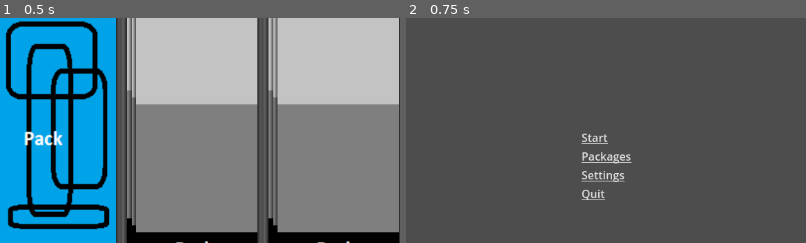
Above: before the commit, frames 1-2 (left to right).
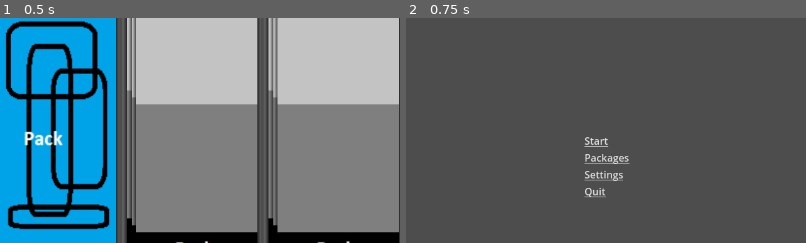
Above: after the commit, the same moments.

Repository: jamklex/first_game
Game: Godot game, scene res://scenes/packages/_main.tscn
Two runs of this game, one before a commit and one after it. Both use one fixed random seed, a clock stepped at 60 frames per second and the inputs below. This scene is started directly instead of the project's main scene. The engine's default icon, where the game draws it, is replaced by a stand-in: a white triangle on a blue panel in a dark square.
Inputs:
- Up to frame 1 (0.5 s): no input
- Up to frame 2 (0.75 s): click "Back" at 0.5 s
The pictures show only the part of the screen within x 25-75%, y 17-67%; the shares and areas given below are measured in that part.
In our replay, in frame 2 the window is 799x449 before the commit and 800x450 after it. These sizes can differ from the game's own. Grey fills any space a smaller window leaves; there, only what the larger window draws over its background counts as a difference.

Frame 1 is identical in both runs. In frame 2, 1.1% of the frame differs, in the area x 43-57%, y 51-81%.

Commit message:
packages and settings

Diff:
--- /dev/null
+++ b/Deck_Defense/data/settings.json
@@ -0,0 +1,5 @@
+{
+	"fullscreen": false,
+	"windowSizeHeight": 720,
+	"windowSizeWidth": 1280
+}
--- a/Deck_Defense/scenes/menu/_main.tscn
+++ b/Deck_Defense/scenes/menu/_main.tscn
@@ -145,4 +145,4 @@
 [connection signal="pressed" from="VBoxContainer/QuitButton" to="." method="_on_QuitButton_pressed"]
 [connection signal="pressed" from="Settings/Close" to="." method="_on_close_pressed"]
 [connection signal="item_selected" from="Settings/resizeDropdown" to="." method="resizeWindow"]
-[connection signal="toggled" from="Settings/fullScreen" to="." method="fullScreen"]
+[connection signal="toggled" from="Settings/fullScreen" to="." method="changeFullscreen"]
--- a/Deck_Defense/scenes/menu/scripts/menuScript.gd
+++ b/Deck_Defense/scenes/menu/scripts/menuScript.gd
@@ -2,18 +2,34 @@
 
 var settingsPanel:Panel
 
+## actual settings
+var settings = Settings.new()
+var KEY_FULLSCREEN = "fullscreen"
+var KEY_WINDOWSIZE_WIDTH = "windowSizeWidth"
+var KEY_WINDOWSIZE_HEIGHT = "windowSizeHeight"
+###
+
+
 var windowSizes = [
-	Vector2(640,360),
 	Vector2(1280,720),
+	Vector2(1366,768),
 	Vector2(1600,900)
 ]
+var selectedWindowSize = 0
+var fullscreen = false
+
+
+var resizeDropdown:OptionButton
+var fullScreenToggle:CheckButton
 
 func _ready():
 	settingsPanel = $Settings as Panel
 	get_window().unresizable = true
-	var resizeDropdown = $Settings/resizeDropdown as OptionButton
+	resizeDropdown = $Settings/resizeDropdown as OptionButton
+	fullScreenToggle = $Settings/fullScreen as CheckButton
 	for size in windowSizes:
 		resizeDropdown.add_item(String.num(size.x) + " x " + String.num(size.y))
+	loadSettings()
 
 func _on_StartButton_pressed():
 	get_tree().change_scene_to_file("res://scenes/gameboard/_main.tscn")
@@ -31,11 +47,44 @@
 	settingsPanel.visible = false
 
 func resizeWindow(index):
+	resizeDropdown.selected = index
 	if get_window().mode == Window.MODE_WINDOWED:
 		get_window().size = windowSizes[index]
+	selectedWindowSize = index
+	onSettingsChanged()
 
-func fullScreen(checked):
+func changeFullscreen(checked):
+	fullScreenToggle.button_pressed = checked
 	if checked:
 		get_window().mode = Window.MODE_FULLSCREEN
 	else:
 		get_window().mode = Window.MODE_WINDOWED
+	fullscreen = checked
+	onSettingsChanged()
+
+func onSettingsChanged():
+	settings.setData(KEY_FULLSCREEN, fullscreen)
+	var windowSize = windowSizes[selectedWindowSize]
+	settings.setData(KEY_WINDOWSIZE_WIDTH, windowSize.x)
+	settings.setData(KEY_WINDOWSIZE_HEIGHT, windowSize.y)
+	settings.saveData()
+
+func loadSettings():
+	var width = settings.getData(KEY_WINDOWSIZE_WIDTH)
+	var height = settings.getData(KEY_WINDOWSIZE_HEIGHT)
+	var fullscreenData = settings.getData(KEY_FULLSCREEN)
+	# LOAD IF EXISTS
+	if width and height:
+		selectedWindowSize = getIndexByWidthAndHeigth(width, height)
+	if fullscreenData:
+		fullscreen = fullscreenData
+	# APPLY SETTINGS
+	resizeWindow(selectedWindowSize)
+	changeFullscreen(fullscreen)
+
+func getIndexByWidthAndHeigth(width, height):
+	for index in windowSizes.size():
+		var windowSize = windowSizes[index]
+		if windowSize.x == width and windowSize.y == height:
+			return index
+	return 0
--- a/Deck_Defense/scenes/packages/prefabs/packageCard.tscn
+++ b/Deck_Defense/scenes/packages/prefabs/packageCard.tscn
@@ -1,18 +1,21 @@
-[gd_scene load_steps=5 format=3]
+[gd_scene load_steps=7 format=3 uid="uid://cxsmi4bg0g0fw"]
 
 [ext_resource type="Script" path="res://scenes/packages/scripts/packageCard.gd" id="1_12ls2"]
-[ext_resource type="PackedScene" path="res://shared/card/front.tscn" id="1_yarcp"]
+[ext_resource type="PackedScene" uid="uid://cf1km1wp18aim" path="res://shared/card/front.tscn" id="1_yarcp"]
+[ext_resource type="PackedScene" path="res://shared/card/back.tscn" id="3_5kjhs"]
 
 [sub_resource type="Animation" id="Animation_end2t"]
-length = 0.5
+resource_name = "show"
+length = 0.15
+step = 0.05
 tracks/0/type = "value"
 tracks/0/imported = false
 tracks/0/enabled = true
-tracks/0/path = NodePath("Card:scale")
+tracks/0/path = NodePath("back:scale")
 tracks/0/interp = 1
 tracks/0/loop_wrap = true
 tracks/0/keys = {
-"times": PackedFloat32Array(0, 0.5),
+"times": PackedFloat32Array(0, 0.15),
 "transitions": PackedFloat32Array(1, 1),
 "update": 0,
 "values": [Vector2(0, 0), Vector2(1, 1)]
@@ -20,19 +23,96 @@
 tracks/1/type = "value"
 tracks/1/imported = false
 tracks/1/enabled = true
-tracks/1/path = NodePath("Card:position")
+tracks/1/path = NodePath("back:position")
 tracks/1/interp = 1
 tracks/1/loop_wrap = true
 tracks/1/keys = {
-"times": PackedFloat32Array(0, 0.5),
+"times": PackedFloat32Array(0, 0.15),
 "transitions": PackedFloat32Array(1, 1),
 "update": 0,
 "values": [Vector2(80, 120), Vector2(0, 0)]
 }
 
+[sub_resource type="Animation" id="Animation_pk3vd"]
+resource_name = "reveal"
+length = 0.8
+tracks/0/type = "value"
+tracks/0/imported = false
+tracks/0/enabled = true
+tracks/0/path = NodePath("front:scale")
+tracks/0/interp = 1
+tracks/0/loop_wrap = true
+tracks/0/keys = {
+"times": PackedFloat32Array(0.2, 0.4),
+"transitions": PackedFloat32Array(1, 1),
+"update": 0,
+"values": [Vector2(0, 1), Vector2(1, 1)]
+}
+tracks/1/type = "value"
+tracks/1/imported = false
+tracks/1/enabled = true
+tracks/1/path = NodePath("back:scale")
+tracks/1/interp = 1
+tracks/1/loop_wrap = true
+tracks/1/keys = {
+"times": PackedFloat32Array(0, 0.2),
+"transitions": PackedFloat32Array(1, 1),
+"update": 0,
+"values": [Vector2(1, 1), Vector2(0, 1)]
+}
+tracks/2/type = "value"
+tracks/2/imported = false
+tracks/2/enabled = true
+tracks/2/path = NodePath("front:position")
+tracks/2/interp = 1
+tracks/2/loop_wrap = true
+tracks/2/keys = {
+"times": PackedFloat32Array(0.2, 0.4),
+"transitions": PackedFloat32Array(1, 1),
+"update": 0,
+"values": [Vector2(80, 0), Vector2(0, 0)]
+}
+tracks/3/type = "value"
+tracks/3/imported = false
+tracks/3/enabled = true
+tracks/3/path = NodePath("front:visible")
+tracks/3/interp = 1
+tracks/3/loop_wrap = true
+tracks/3/keys = {
+"times": PackedFloat32Array(0, 0.2),
+"transitions": PackedFloat32Array(1, 1),
+"update": 1,
+"values": [false, true]
+}
+tracks/4/type = "value"
+tracks/4/imported = false
+tracks/4/enabled = true
+tracks/4/path = NodePath("back:position")
+tracks/4/interp = 1
+tracks/4/loop_wrap = true
+tracks/4/keys = {
+"times": PackedFloat32Array(0, 0.2),
+"transitions": PackedFloat32Array(1, 1),
+"update": 0,
+"values": [Vector2(0, 0), Vector2(80, 0)]
+}
+tracks/5/type = "value"
+tracks/5/imported = false
+tracks/5/enabled = true
+tracks/5/path = NodePath("back:visible")
+tracks/5/interp = 1
+tracks/5/loop_wrap = true
+tracks/5/keys = {
+"times": PackedFloat32Array(0, 0.2),
+"transitions": PackedFloat32Array(1, 1),
+"update": 1,
+"values": [true, false]
+}
+
 [sub_resource type="AnimationLibrary" id="AnimationLibrary_vpemo"]
 _data = {
-"reveal": SubResource("Animation_end2t")
+"reveal": SubResource("Animation_pk3vd"),
+"show": SubResource("Animation_end2t")
 }
 
 [node name="packageCard" type="Control"]
@@ -40,19 +120,15 @@
 anchors_preset = 0
 script = ExtResource("1_12ls2")
 
-[node name="Card" parent="." instance=ExtResource("1_yarcp")]
+[node name="front" parent="." instance=ExtResource("1_yarcp")]
+visible = false
 layout_mode = 0
-anchors_preset = 0
-anchor_left = 0.0
-anchor_top = 0.0
-anchor_right = 0.0
-anchor_bottom = 0.0
-offset_left = 0.0
-offset_top = 0.0
+
+[node name="back" parent="." instance=ExtResource("3_5kjhs")]
+visible = false
+layout_mode = 0
 offset_right = 160.0
 offset_bottom = 240.0
-grow_horizontal = 1
-grow_vertical = 1
 
 [node name="AnimationPlayer" type="AnimationPlayer" parent="."]
 libraries = {
--- a/Deck_Defense/scenes/packages/scripts/packageCard.gd
+++ b/Deck_Defense/scenes/packages/scripts/packageCard.gd
@@ -3,11 +3,15 @@
 class_name PackageCard
 
 var card:Control
-var afterAnimationDoneFunctionHolder:Control
-var afterAnimationDoneFunction:String
+var afterRevealDoneFunctionHolder:Control
+var afterRevealDoneFunction:String
+var afterShowDoneFunctionHolder:Control
+var afterShowDoneFunction:String
+var animationPlayer:AnimationPlayer
 # Called when the node enters the scene tree for the first time.
 func _ready():
-	card = get_node("Card") as Control
+	animationPlayer = $AnimationPlayer
+	card = get_node("back") as Control
 	custom_minimum_size = card.custom_minimum_size
 
 
@@ -19,20 +23,30 @@
 	card.visible = newVisibility
 
 
-func setOnAnimationFinished(objectWithFunction, functionName):
-	afterAnimationDoneFunctionHolder = objectWithFunction
-	afterAnimationDoneFunction = functionName
+func setOnRevealDoneFinished(objectWithFunction, functionName):
+	afterRevealDoneFunctionHolder = objectWithFunction
+	afterRevealDoneFunction = functionName
+
+
+func setOnShowDoneFinished(objectWithFunction, functionName):
+	afterShowDoneFunctionHolder = objectWithFunction
+	afterShowDoneFunction = functionName
 
 
 func scaleCardToZero():
 	card.scale = Vector2(0,0)
 
 
-func playAnimation():
-	var animationPlayer = $AnimationPlayer
+func playShowAnimation():
+	animationPlayer.play("packageCard/show")
+
+
+func playRevealAnimation():
 	animationPlayer.play("packageCard/reveal")
 
 
 func _on_animation_player_animation_finished(anim_name):
-	if afterAnimationDoneFunctionHolder:
-		afterAnimationDoneFunctionHolder.call(afterAnimationDoneFunction)
+	if anim_name == "packageCard/reveal" and afterRevealDoneFunctionHolder:
+		afterRevealDoneFunctionHolder.call(afterRevealDoneFunction)
+	if anim_name == "packageCard/show" and afterShowDoneFunctionHolder:
+		afterShowDoneFunctionHolder.call(afterShowDoneFunction)
--- a/Deck_Defense/scenes/packages/scripts/packages.gd
+++ b/Deck_Defense/scenes/packages/scripts/packages.gd
@@ -74,13 +74,11 @@
 	_refreshPackages()
 	var scrollWrapper = resultCardHolder.get_parent().get_parent() as ScrollContainer
 	scrollWrapper.vertical_scroll_mode = ScrollContainer.SCROLL_MODE_DISABLED
-	for i in rng.randi_range(1,10):
+	for i in 5:
 		var packageCard = packageCardScene.instantiate() as PackageCard
 		resultCardHolder.add_child(packageCard)
 		packageCard.setVisibility(false)
-	setCardHolderColumns()
 	playOpeningAnimation(selectedPackage)
-
 
 
 func _on_back_pressed():
@@ -115,6 +113,7 @@
 	var columns = int(currentWidth / cardWidth)
 	resultCardHolder.columns = columns
 	# debug outputs
+#	print(columns)
 #	print("width cardholder: " + String.num_int64(resultCardHolder.get_rect().size.x))
 #	print("width parent of cardholder: " + String.num_int64(resultCardHolder.get_parent_control().get_rect().size.x))
 
@@ -163,43 +162,55 @@
 	cardWindow.size = Vector2(0,0)
 	animationPackage.position = Vector2(resultWindow.size.x, packVertMid)
 	var openingTween = create_tween().set_parallel(true)
-	# PACK FLY FROM LEFT TO RIGHT
-	openingTween.chain().tween_property(animationPackage, "position", Vector2(packHorMid, packVertMid), 1)
+	# PACK FLY FROM RIGHT TO LEFT
+	openingTween.chain().tween_property(animationPackage, "position", Vector2(packHorMid, packVertMid), 0.5)
 	# WINDOW OPENS
 	cardWindow.size = Vector2(0,5)
 	cardWindow.position = Vector2(resultWindow.size.x / 2, resultWindow.size.y / 2 - cardWindow.size.y / 2)
 	var widthMarginPixels = resultWindow.size.x * 0.1
 	var heightMarginPixels = resultWindow.size.y * 0.1
 	# HORIZONTAL OPENING
-	openingTween.chain().tween_property(cardWindow, "position", Vector2(widthMarginPixels, resultWindow.size.y / 2 - cardWindow.size.y / 2), 1)
-	openingTween.tween_property(cardWindow, "size", Vector2(resultWindow.size.x-(widthMarginPixels*2), 5), 1)
+	openingTween.chain().tween_property(cardWindow, "position", Vector2(widthMarginPixels, resultWindow.size.y / 2 - cardWindow.size.y / 2), 0.5)
+	openingTween.tween_property(cardWindow, "size", Vector2(resultWindow.size.x-(widthMarginPixels*2), 5), 0.5)
 	# VERTICAL OPENING
-	openingTween.chain().tween_property(cardWindow, "position", Vector2(widthMarginPixels, heightMarginPixels), 1)
-	openingTween.tween_property(cardWindow, "size", Vector2(resultWindow.size.x-(widthMarginPixels*2), resultWindow.size.y-(heightMarginPixels*2)), 1)
+	openingTween.chain().tween_property(cardWindow, "position", Vector2(widthMarginPixels, heightMarginPixels), 0.5)
+	openingTween.tween_property(cardWindow, "size", Vector2(resultWindow.size.x-(widthMarginPixels*2), resultWindow.size.y-(heightMarginPixels*2)), 0.5)
 	# AFTER DOINGS
-	openingTween.chain().tween_callback(onOpeningAnimationFinished)
-
-
-var revealCardIndex = 0
-func onOpeningAnimationFinished():
-	print("finished animation")
+	openingTween.chain().tween_callback(onResultWindowOpen)
+
+
+var currentAnimationCardIndex = 0
+func onResultWindowOpen():
+	setCardHolderColumns()
 	var cardWindow = $resultWindow/cardWindow as Panel
 	cardWindow.clip_contents = false
-	revealCardIndex = 0
-	reveal()
-
-
-func reveal():
+	currentAnimationCardIndex = 0
+	showCard()
+
+
+func showCard():
 	var cards = resultCardHolder.get_children()
-	if revealCardIndex >= cards.size():
+	if currentAnimationCardIndex >= cards.size():
+		currentAnimationCardIndex = 0
+		revealCard()
+	else:
+		var packageCard = cards[currentAnimationCardIndex] as PackageCard
+		packageCard.setVisibility(true)
+		packageCard.setOnShowDoneFinished(self, "showCard")
+		packageCard.scaleCardToZero()
+		packageCard.playShowAnimation()
+		currentAnimationCardIndex += 1
+
+
+func revealCard():
+	var cards = resultCardHolder.get_children()
+	if currentAnimationCardIndex >= cards.size():
 		onAllCardsRevealed()
 	else:
-		var packageCard = cards[revealCardIndex] as PackageCard
-		packageCard.setVisibility(true)
-		packageCard.setOnAnimationFinished(self, "reveal")
-		packageCard.scaleCardToZero()
-		packageCard.playAnimation()
-		revealCardIndex += 1
+		var packageCard = cards[currentAnimationCardIndex] as PackageCard
+		packageCard.setOnRevealDoneFinished(self, "revealCard")
+		packageCard.playRevealAnimation()
+		currentAnimationCardIndex += 1
 
 
 func onAllCardsRevealed():
--- /dev/null
+++ b/Deck_Defense/shared/settings.gd
@@ -0,0 +1,27 @@
+extends Node
+class_name Settings
+
+var _settingsData:Dictionary
+var _settingsSavePath = "res://data/settings.json"
+
+func _init():
+	_loadData()
+
+func getData(key):
+	return _settingsData.get(key)
+
+func setData(key, value):
+	_settingsData[key] = value
+
+func saveData():
+	var file = FileAccess.open(_settingsSavePath, FileAccess.WRITE)
+	file.store_line(JSON.stringify(_settingsData, "\t"))
+
+func _loadData():
+	if FileAccess.file_exists(_settingsSavePath):
+		var file = FileAccess.open(_settingsSavePath, FileAccess.READ)
+		_settingsData = JSON.parse_string(file.get_as_text())
+		print("loaded settings from: " + ProjectSettings.globalize_path(_settingsSavePath))
+	else:
+		_settingsData = Dictionary()
+		print("created settings")
